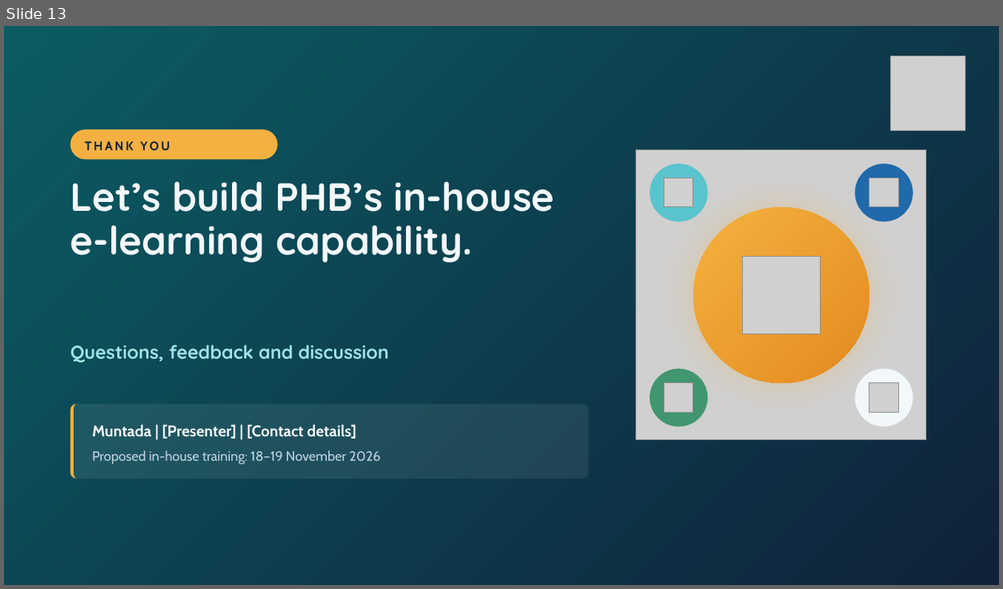
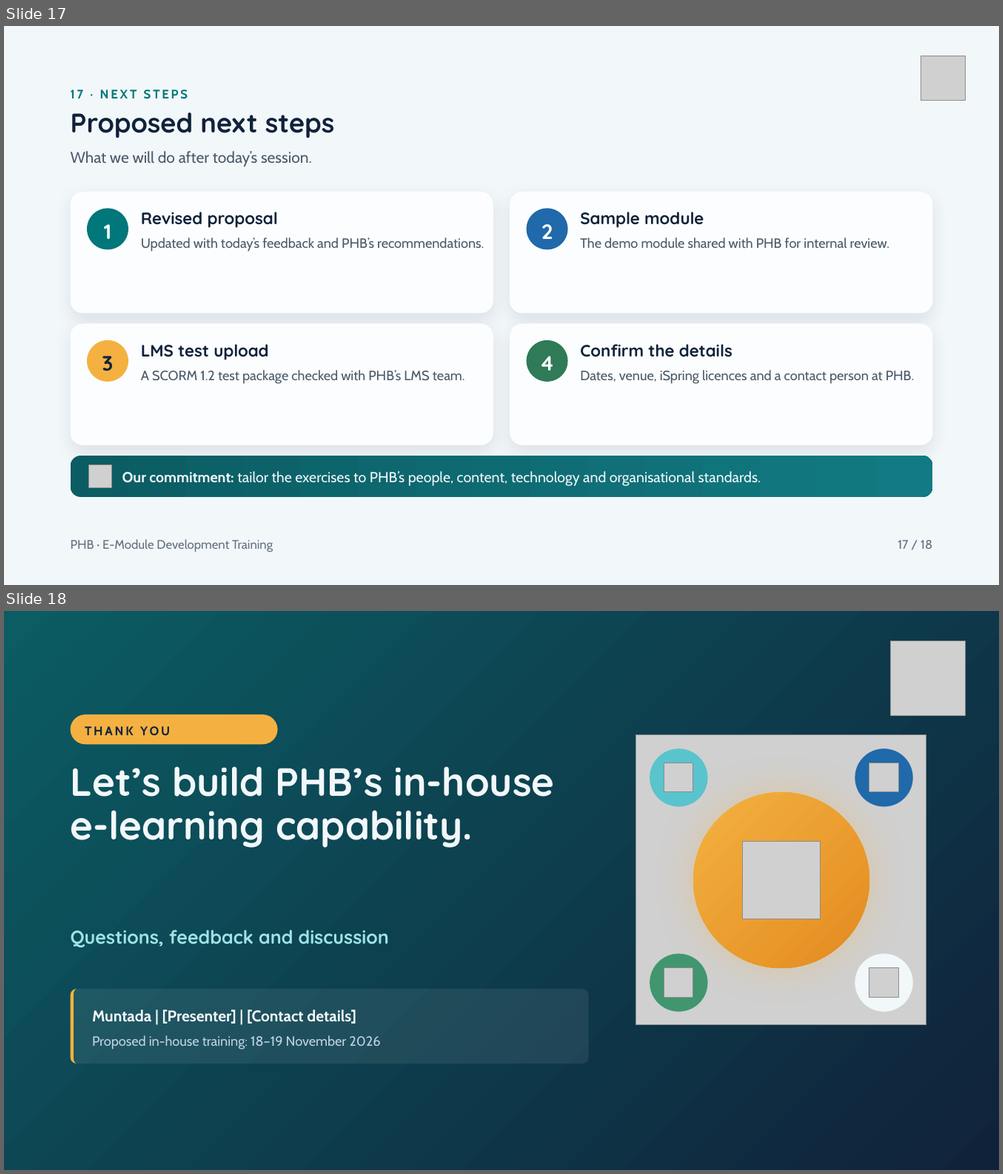
Before and after one commit to muntada8/lms-demo, a slide deck: PHB_E-Module_Development_Training_v2.pptx. Shown one above the other, each under a label of ours: slide 13 before the commit, slides 17 and 18 after it. The pictures are 1003x589 and 1003x1174 pixels, drawn with LibreOffice and Linux fonts; fonts in the diff are those of the drawing; grey boxes stand for pictures. Boxes give left, top, right and bottom in pixels: in the first picture for what was removed or moved away, otherwise in the second. Text is boxed around its words. In the diff, an @@ line names an element or a change of style, - is before the commit and + after.

```diff
--- a/PHB_E-Module_Development_Training_v2.pptx
+++ b/PHB_E-Module_Development_Training_v2.pptx
@@ slide 17 added at box(4, 26, 999, 585), background #F2F7FA @@
@@ picture added at box(920, 56, 965, 101) @@
@@ text added at box(71, 90, 188, 99), 12 pt, text #00777A, bold @@
+17 · NEXT STEPS
@@ title added at box(71, 113, 335, 138), 26 pt, text #10223A, bold @@
+Proposed next steps
@@ text added at box(71, 151, 312, 167), 15 pt, text #4A5A6A @@
+What we will do after today’s session.
@@ rounded rectangle added at box(71, 192, 493, 313), fill #FBFDFE @@
@@ rounded rectangle added at box(510, 192, 933, 313), fill #FBFDFE @@
@@ rounded rectangle added at box(87, 208, 128, 249), fill #00777A, 20 pt, text #FFFFFF, bold @@
+1
@@ text added at box(141, 212, 278, 228), 16 pt, text #10223A, bold @@
+Revised proposal
@@ rounded rectangle added at box(526, 208, 568, 249), fill #2069AA, 20 pt, text #FFFFFF, bold @@
+2
@@ text added at box(580, 212, 703, 228), 16 pt, text #10223A, bold @@
+Sample module
@@ text added at box(141, 238, 484, 252), 13 pt, text #4A5A6A @@
+Updated with today’s feedback and PHB’s recommendations.
@@ text added at box(580, 238, 889, 248), 13 pt, text #4A5A6A @@
+The demo module shared with PHB for internal review.
@@ rounded rectangle added at box(71, 323, 493, 446), fill #FBFDFE @@
@@ rounded rectangle added at box(510, 323, 933, 446), fill #FBFDFE @@
@@ rounded rectangle added at box(87, 340, 128, 383), fill #F4B141, 20 pt, text #10223A, bold @@
+3
@@ text added at box(141, 344, 268, 360), 16 pt, text #10223A, bold @@
+LMS test upload
@@ rounded rectangle added at box(526, 340, 568, 383), fill #2F7A57, 20 pt, text #FFFFFF, bold @@
+4
@@ text added at box(580, 344, 732, 358), 16 pt, text #10223A, bold @@
+Confirm the details
@@ text added at box(141, 370, 465, 384), 13 pt, text #4A5A6A @@
+A SCORM 1.2 test package checked with PHB’s LMS team.
@@ text added at box(580, 370, 914, 384), 13 pt, text #4A5A6A @@
+Dates, venue, iSpring licences and a contact person at PHB.
@@ rounded rectangle added at box(71, 456, 933, 497), fill gradient #0B5C63 to #127A82 @@
@@ picture added at box(89, 466, 112, 488) @@
@@ text added at box(122, 471, 761, 486), 14 pt, text #F2F7FA @@
+Our commitment: tailor the exercises to PHB’s people, content, technology and organisational standards.
@@ text added at box(71, 540, 273, 552), 12 pt, text #637180 @@
+PHB · E-Module Development Training
@@ text added at box(897, 540, 932, 549), 12 pt, text #637180 @@
+17 / 18
@@ what was slide 13 is now slide 18 @@
```
Also in this commit, not shown: 11 slides changed, 4 other slides added.
